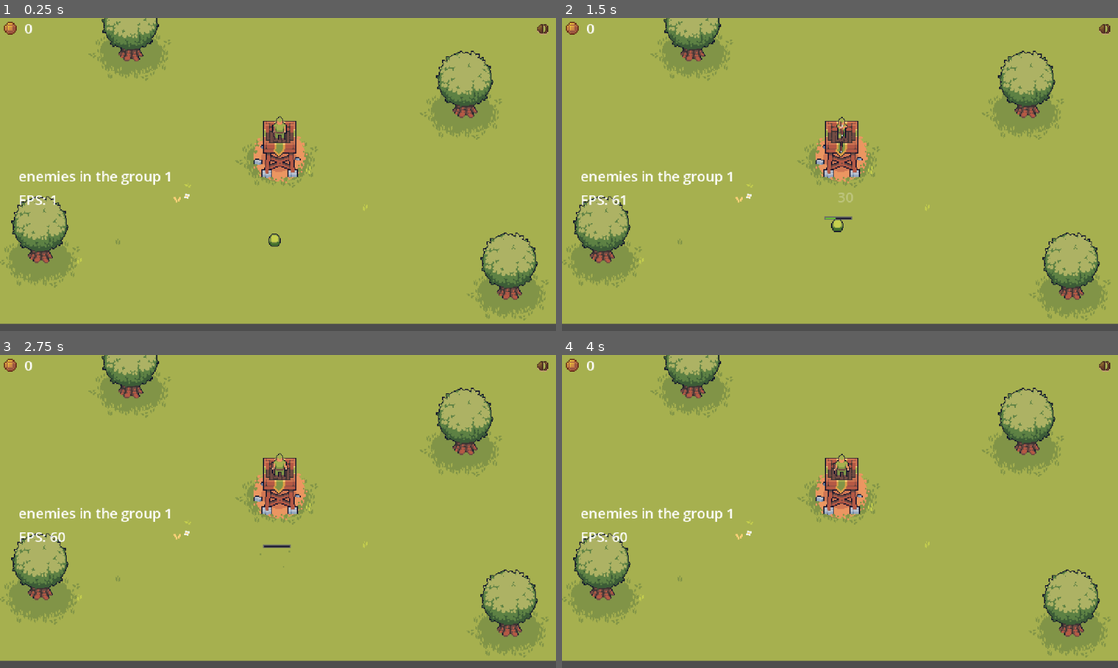
Above: before the commit, frames 1-4 (two rows, left to right).
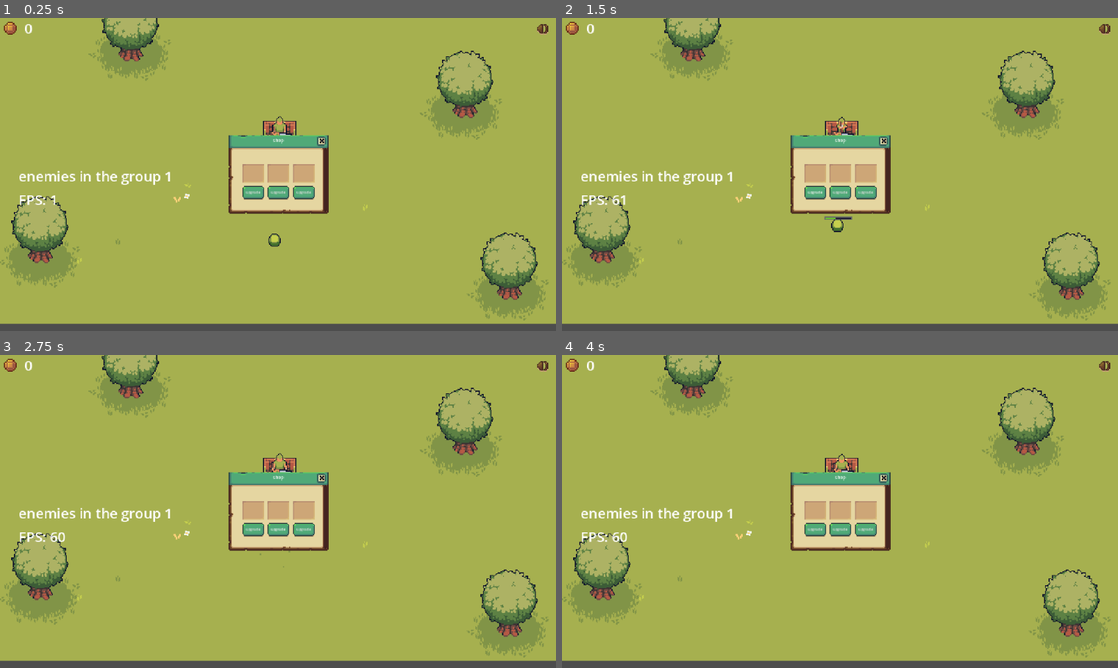
Above: after the commit, the same moments.

Repository: ButbkaDrug/easter_jam_with_ales
Game: Godot game, scene res://dev_main.tscn
Same seed, same stepped clock (60 frames per second), same inputs: the game is played once before the commit and once after it.
Inputs (mouse positions are in pixels of both pictures, inside the frame that each line leads up to):
- Up to frame 1 (0.25 s): no input
- Up to frame 2 (1.5 s): click (884, 140) at 0.52 s; click (812, 193) at 1.25 s, where only the run after the commit has a clickable "upgrade"
- Up to frame 3 (2.75 s): click (278, 530) at 2 s, where only the run after the commit has a clickable "upgrade"
- Up to frame 4 (4 s): click (1106, 364) at 2.75 s; click (1106, 364) at 3.5 s

The runs differ from the first frame. In frame 1, 4.6% of the frame differs, in the area x 41-60%, y 36-63%; in frame 2, 4.6%; in frame 3, 4.6%; in frame 4, 4.6%.

Commit message:
test scene

Diff:
--- /dev/null
+++ b/assets/default_theme.tres
@@ -0,0 +1,7 @@
+[gd_resource type="Theme" format=3 uid="uid://glcoj78df81t"]
+
+[ext_resource type="FontFile" uid="uid://smbvss8pl0cf" path="res://assets/ui/Text1.png" id="1_qew4h"]
+
+[resource]
+default_font = ExtResource("1_qew4h")
+default_font_size = 0
--- /dev/null
+++ b/assets/font.tres
@@ -0,0 +1,17 @@
+[gd_resource type="FontFile" format=3 uid="uid://b64g2u7ppxqbc"]
+
+[resource]
+cache/0/variation_coordinates = {}
+cache/0/face_index = 0
+cache/0/embolden = 0.0
+cache/0/transform = Transform2D(1, 0, 0, 1, 0, 0)
+cache/0/spacing_top = 0
+cache/0/spacing_bottom = 0
+cache/0/spacing_space = 0
+cache/0/spacing_glyph = 0
+cache/0/baseline_offset = 0.0
+cache/0/16/0/ascent = 0.0
+cache/0/16/0/descent = 0.0
+cache/0/16/0/underline_position = 0.0
+cache/0/16/0/underline_thickness = 0.0
+cache/0/16/0/scale = 1.0
--- /dev/null
+++ b/assets/ui/default_font.tres
@@ -0,0 +1,17 @@
+[gd_resource type="FontFile" format=3 uid="uid://mxbumqe6v3jm"]
+
+[resource]
+cache/0/variation_coordinates = {}
+cache/0/face_index = 0
+cache/0/embolden = 0.0
+cache/0/transform = Transform2D(1, 0, 0, 1, 0, 0)
+cache/0/spacing_top = 0
+cache/0/spacing_bottom = 0
+cache/0/spacing_space = 0
+cache/0/spacing_glyph = 0
+cache/0/baseline_offset = 0.0
+cache/0/16/0/ascent = 0.0
+cache/0/16/0/descent = 0.0
+cache/0/16/0/underline_position = 0.0
+cache/0/16/0/underline_thickness = 0.0
+cache/0/16/0/scale = 1.0
--- a/dev_main.tscn
+++ b/dev_main.tscn
@@ -6,6 +6,7 @@
 [ext_resource type="PackedScene" uid="uid://bvnmiu4fgj568" path="res://scenes/levels/level_01/level_01.tscn" id="2_gk6k3"]
 [ext_resource type="PackedScene" uid="uid://dk53elbkj4et2" path="res://scenes/enemies/slime/slime.tscn" id="2_ua12o"]
 [ext_resource type="PackedScene" uid="uid://6ng3uqabc2pd" path="res://scenes/ui/damage_label/damage_label.tscn" id="3_s7x0s"]
+[ext_resource type="PackedScene" uid="uid://bjshi8nb2n1h" path="res://scenes/ui/upgrade/upgrade_screen.tscn" id="5_uopvn"]
 
 [sub_resource type="Curve2D" id="Curve2D_ua12o"]
 _data = {
@@ -44,6 +45,9 @@
 offset_right = 61.0
 offset_bottom = 50.0
 
+[node name="UpgradeScreen" parent="HUD" unique_id=76354292 instance=ExtResource("5_uopvn")]
+visible = true
+
 [node name="Level01" parent="." unique_id=816955264 instance=ExtResource("2_gk6k3")]
 
 [node name="Player" parent="." unique_id=139975162 instance=ExtResource("1_4fqfn")]
--- a/project.godot
+++ b/project.godot
@@ -26,6 +26,7 @@
 window/size/viewport_width=1280
 window/size/viewport_height=720
 window/stretch/mode="canvas_items"
+window/stretch/aspect="expand"
 window/stretch/scale=2.0
 window/handheld/orientation=6
 window/vsync/vsync_mode=0
--- a/scenes/levels/level_01/level_01.tscn
+++ b/scenes/levels/level_01/level_01.tscn
@@ -9,6 +9,7 @@
 [ext_resource type="Texture2D" uid="uid://ux3g6p22u1y3" path="res://assets/fields/objects/6 Flower/1.png" id="8_nt34b"]
 [ext_resource type="Texture2D" uid="uid://d4gm04fuvsoxg" path="res://assets/fields/objects/6 Flower/7.png" id="9_7f7yp"]
 [ext_resource type="PackedScene" uid="uid://dqe4b7hhaylrr" path="res://scenes/levels/objects/tree/Tree.tscn" id="10_7f7yp"]
+[ext_resource type="Texture2D" uid="uid://wvk7l1b7i8k2" path="res://assets/fields/objects/PlaceForTower1.png" id="10_dic8d"]
 
 [sub_resource type="NavigationPolygon" id="NavigationPolygon_nt34b"]
 vertices = PackedVector2Array(545.6797, 122.47656, 586, 283.64063, 575.3203, 286.52344, 67, 272.3203, 535, 125.359375,  …(1054 unchanged characters)…
@@ -277,6 +278,9 @@
 [sub_resource type="TileSet" id="TileSet_fi7ee"]
 sources/0 = SubResource("TileSetAtlasSource_h7puh")
 
+[sub_resource type="CircleShape2D" id="CircleShape2D_cxytl"]
+radius = 32.0
+
 [node name="Level01" type="NavigationRegion2D" unique_id=1730419994]
 y_sort_enabled = true
 navigation_polygon = SubResource("NavigationPolygon_nt34b")
@@ -350,3 +354,15 @@
 [node name="7" type="Sprite2D" parent="." unique_id=1819024383]
 position = Vector2(204, 209)
 texture = ExtResource("9_7f7yp")
+
+[node name="BuildSpot" type="Sprite2D" parent="." unique_id=1179184556]
+
+[node name="Area2D" type="Area2D" parent="." unique_id=1868923315]
+position = Vector2(323, 161)
+
+[node name="CollisionShape2D" type="CollisionShape2D" parent="Area2D" unique_id=972386868]
+shape = SubResource("CircleShape2D_cxytl")
+
+[node name="PlaceForTower1" type="Sprite2D" parent="." unique_id=54578227]
+position = Vector2(323, 161)
+texture = ExtResource("10_dic8d")
--- /dev/null
+++ b/scenes/test_scene/test_scene.tscn
@@ -0,0 +1,46 @@
+[gd_scene format=3 uid="uid://bdpa2w2bs3roa"]
+
+[ext_resource type="Texture2D" uid="uid://dtbj1mygbnbk8" path="res://assets/tower/upgrade/1.png" id="1_8pyld"]
+
+[sub_resource type="AtlasTexture" id="AtlasTexture_mndh0"]
+atlas = ExtResource("1_8pyld")
+region = Rect2(0, 0, 70, 130)
+
+[sub_resource type="AtlasTexture" id="AtlasTexture_1x7oe"]
+atlas = ExtResource("1_8pyld")
+region = Rect2(70, 0, 70, 130)
+
+[sub_resource type="AtlasTexture" id="AtlasTexture_l4ihe"]
+atlas = ExtResource("1_8pyld")
+region = Rect2(140, 0, 70, 130)
+
+[sub_resource type="AtlasTexture" id="AtlasTexture_wgdak"]
+atlas = ExtResource("1_8pyld")
+region = Rect2(210, 0, 70, 130)
+
+[sub_resource type="SpriteFrames" id="SpriteFrames_doi4a"]
+animations = [{
+"frames": [{
+"duration": 1.0,
+"texture": SubResource("AtlasTexture_mndh0")
+}, {
+"duration": 1.0,
+"texture": SubResource("AtlasTexture_1x7oe")
+}, {
+"duration": 1.0,
+"texture": SubResource("AtlasTexture_l4ihe")
+}, {
+"duration": 1.0,
+"texture": SubResource("AtlasTexture_wgdak")
+}],
+"loop": false,
+"name": &"default",
+"speed": 5.0
+}]
+
+[node name="TestScene" type="Node2D" unique_id=184545011]
+
+[node name="AnimatedSprite2D" type="AnimatedSprite2D" parent="." unique_id=334945698]
+sprite_frames = SubResource("SpriteFrames_doi4a")
+frame = 3
+frame_progress = 1.0
--- a/scenes/ui/hud/hud.tscn
+++ b/scenes/ui/hud/hud.tscn
@@ -3,6 +3,7 @@
 [ext_resource type="Script" uid="uid://ch78mweqh6p7a" path="res://scenes/ui/hud/hud.gd" id="1_bngdn"]
 [ext_resource type="Texture2D" uid="uid://b8euet4u3eykk" path="res://assets/ui/Icons.png" id="2_qao66"]
 [ext_resource type="Texture2D" uid="uid://70g4e6bakk0k" path="res://assets/ui/Settings.png" id="3_as3gr"]
+[ext_resource type="Theme" uid="uid://glcoj78df81t" path="res://assets/default_theme.tres" id="3_ax4tw"]
 
 [sub_resource type="AtlasTexture" id="AtlasTexture_qao66"]
 atlas = ExtResource("2_qao66")
@@ -42,6 +43,7 @@
 [node name="ScoreLabel" type="Label" parent="MarginContainer/HBoxContainer" unique_id=2103675950]
 unique_name_in_owner = true
 layout_mode = 2
+theme = ExtResource("3_ax4tw")
 text = "0"
 
 [node name="BoxContainer" type="BoxContainer" parent="MarginContainer/HBoxContainer" unique_id=1635373782]
--- /dev/null
+++ b/scenes/ui/upgrade/shop_style_box.tres
@@ -0,0 +1,14 @@
+[gd_resource type="StyleBoxTexture" format=3 uid="uid://cggj7jpe8y6ui"]
+
+[ext_resource type="Texture2D" uid="uid://dpax14xnnlmjj" path="res://assets/ui/Shop.png" id="1_xgcjr"]
+
+[sub_resource type="AtlasTexture" id="AtlasTexture_sy8nq"]
+atlas = ExtResource("1_xgcjr")
+region = Rect2(7, 16, 115, 133)
+
+[resource]
+texture = SubResource("AtlasTexture_sy8nq")
+texture_margin_left = 16.0
+texture_margin_top = 16.0
+texture_margin_right = 16.0
+texture_margin_bottom = 16.0
--- /dev/null
+++ b/scenes/ui/upgrade/upgrade_screen.tscn
@@ -0,0 +1,134 @@
+[gd_scene format=3 uid="uid://bjshi8nb2n1h"]
+
+[ext_resource type="Texture2D" uid="uid://dpax14xnnlmjj" path="res://assets/ui/Shop.png" id="1_i6jii"]
+[ext_resource type="Theme" uid="uid://glcoj78df81t" path="res://assets/default_theme.tres" id="2_mcqj1"]
+[ext_resource type="StyleBox" uid="uid://cggj7jpe8y6ui" path="res://scenes/ui/upgrade/shop_style_box.tres" id="2_xev4a"]
+
+[sub_resource type="AtlasTexture" id="AtlasTexture_mcqj1"]
+atlas = ExtResource("1_i6jii")
+region = Rect2(7, 1, 115, 15)
+
+[sub_resource type="StyleBoxTexture" id="StyleBoxTexture_xev4a"]
+texture = SubResource("AtlasTexture_mcqj1")
+texture_margin_left = 2.0
+texture_margin_top = 2.0
+texture_margin_right = 2.0
+texture_margin_bottom = 6.0
+
+[sub_resource type="AtlasTexture" id="AtlasTexture_xev4a"]
+atlas = ExtResource("1_i6jii")
+region = Rect2(77, 162, 10, 9)
+
+[sub_resource type="AtlasTexture" id="AtlasTexture_ov6lp"]
+atlas = ExtResource("1_i6jii")
+region = Rect2(357, 161, 21, 21)
+
+[sub_resource type="AtlasTexture" id="AtlasTexture_dqcg7"]
+atlas = ExtResource("1_i6jii")
+region = Rect2(99, 186, 26, 14)
+
+[sub_resource type="StyleBoxTexture" id="StyleBoxTexture_nx4m2"]
+texture = SubResource("AtlasTexture_dqcg7")
+texture_margin_left = 4.0
+texture_margin_top = 4.0
+texture_margin_right = 4.0
+texture_margin_bottom = 5.0
+
+[node name="CenterContainer" type="CenterContainer" unique_id=76354292]
+visible = false
+anchors_preset = 8
+anchor_left = 0.5
+anchor_top = 0.5
+anchor_right = 0.5
+anchor_bottom = 0.5
+grow_horizontal = 2
+grow_vertical = 2
+size_flags_horizontal = 4
+size_flags_vertical = 4
+
+[node name="VBoxContainer" type="VBoxContainer" parent="." unique_id=51780967]
+layout_mode = 2
+theme_override_constants/separation = 0
+
+[node name="HBoxContainer" type="HBoxContainer" parent="VBoxContainer" unique_id=654006623]
+layout_mode = 2
+
+[node name="PanelContainer" type="PanelContainer" parent="VBoxContainer/HBoxContainer" unique_id=1437806983]
+layout_mode = 2
+size_flags_horizontal = 3
+theme_override_styles/panel = SubResource("StyleBoxTexture_xev4a")
+
+[node name="MarginContainer" type="MarginContainer" parent="VBoxContainer/HBoxContainer/PanelContainer" unique_id=679094270]
+layout_mode = 2
+size_flags_horizontal = 3
+
+[node name="Label" type="Label" parent="VBoxContainer/HBoxContainer/PanelContainer/MarginContainer" unique_id=830832732]
+layout_mode = 2
+size_flags_horizontal = 4
+theme = ExtResource("2_mcqj1")
+theme_override_font_sizes/font_size = 5
+text = "shop"
+horizontal_alignment = 1
+
+[node name="TextureButton" type="TextureButton" parent="VBoxContainer/HBoxContainer/PanelContainer/MarginContainer" unique_id=1737493473]
+layout_mode = 2
+size_flags_horizontal = 8
+texture_normal = SubResource("AtlasTexture_xev4a")
+
+[node name="PanelContainer" type="PanelContainer" parent="VBoxContainer" unique_id=823044735]
+layout_mode = 2
+theme = ExtResource("2_mcqj1")
+theme_override_styles/panel = ExtResource("2_xev4a")
+
+[node name="GridContainer" type="GridContainer" parent="VBoxContainer/PanelContainer" unique_id=1730552589]
+layout_mode = 2
+size_flags_vertical = 3
+columns = 3
+
+[node name="VBoxContainer" type="VBoxContainer" parent="VBoxContainer/PanelContainer/GridContainer" unique_id=1326783174]
+layout_mode = 2
+
+[node name="TextureRect" type="TextureRect" parent="VBoxContainer/PanelContainer/GridContainer/VBoxContainer" unique_id=816170567]
+layout_mode = 2
+texture = SubResource("AtlasTexture_ov6lp")
+
+[node name="Button2" type="Button" parent="VBoxContainer/PanelContainer/GridContainer/VBoxContainer" unique_id=1361070956]
+layout_mode = 2
+theme_override_font_sizes/font_size = 4
+theme_override_styles/normal = SubResource("StyleBoxTexture_nx4m2")
+theme_override_styles/pressed = SubResource("StyleBoxTexture_nx4m2")
+theme_override_styles/hover = SubResource("StyleBoxTexture_nx4m2")
+theme_override_styles/focus = SubResource("StyleBoxTexture_nx4m2")
+text = "upgrade"
+
+[node name="VBoxContainer2" type="VBoxContainer" parent="VBoxContainer/PanelContainer/GridContainer" unique_id=1325430261]
+layout_mode = 2
+
+[node name="TextureRect2" type="TextureRect" parent="VBoxContainer/PanelContainer/GridContainer/VBoxContainer2" unique_id=1461153510]
+layout_mode = 2
+texture = SubResource("AtlasTexture_ov6lp")
+
+[node name="Button" type="Button" parent="VBoxContainer/PanelContainer/GridContainer/VBoxContainer2" unique_id=1021141312]
+layout_mode = 2
+theme_override_font_sizes/font_size = 4
+theme_override_styles/normal = SubResource("StyleBoxTexture_nx4m2")
+theme_override_styles/pressed = SubResource("StyleBoxTexture_nx4m2")
+theme_override_styles/hover = SubResource("StyleBoxTexture_nx4m2")
+theme_override_styles/focus = SubResource("StyleBoxTexture_nx4m2")
+text = "upgrade"
+
+[node name="VBoxContainer3" type="VBoxContainer" parent="VBoxContainer/PanelContainer/GridContainer" unique_id=268963019]
+layout_mode = 2
+
+[node name="TextureRect" type="TextureRect" parent="VBoxContainer/PanelContainer/GridContainer/VBoxContainer3" unique_id=208447207]
+layout_mode = 2
+texture = SubResource("AtlasTexture_ov6lp")
+
+[node name="Button2" type="Button" parent="VBoxContainer/PanelContainer/GridContainer/VBoxContainer3" unique_id=405580741]
+layout_mode = 2
+theme_override_font_sizes/font_size = 4
+theme_override_styles/normal = SubResource("StyleBoxTexture_nx4m2")
+theme_override_styles/pressed = SubResource("StyleBoxTexture_nx4m2")
+theme_override_styles/hover = SubResource("StyleBoxTexture_nx4m2")
+theme_override_styles/focus = SubResource("StyleBoxTexture_nx4m2")
+text = "upgrade"
